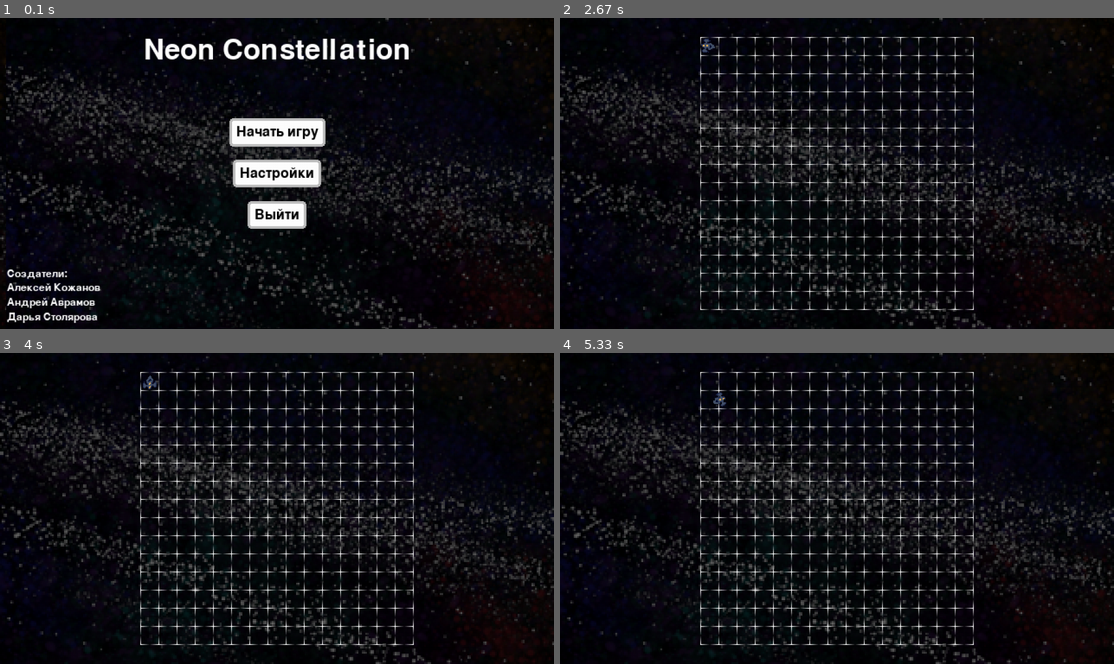
Above: before the commit, frames 1-4 (two rows, left to right).
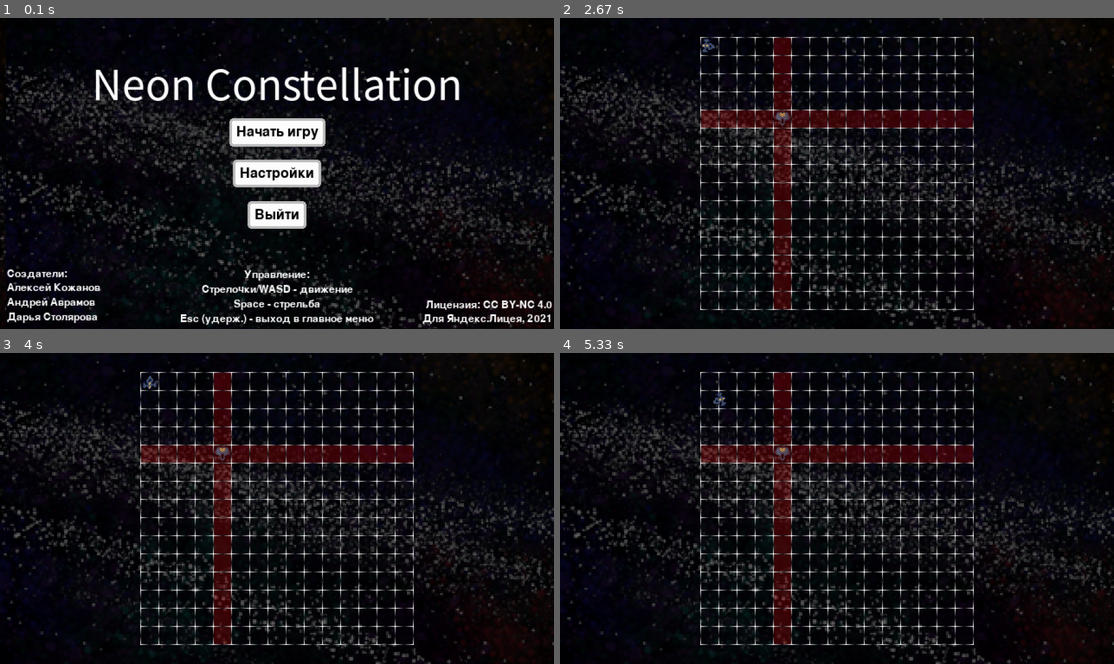
Above: after the commit, the same moments.

Repository: avramovam/PYGAME_PROJECT
Game: pygame game, started from NEON_CONSTELLATION.py
Two runs of this game, one before a commit and one after it. Both use one fixed random seed, a clock stepped at 60 frames per second and the inputs below.
Inputs (mouse positions are in pixels of both pictures, inside the frame that each line leads up to):
- Up to frame 1 (0.1 s): no input
- Up to frame 2 (2.67 s): press the mouse at (837, 133) at 0.37 s; move the mouse to (864, 185) at 0.47 s; release the mouse at (892, 241) at 0.6 s; tap Enter at 0.67 s; hold Left from 2.5 s (still down); move the mouse to (787, 282) at 2.53 s
- Up to frame 3 (4 s): release Left at 3.03 s; hold Down 3.07-3.37 s; hold Left 3.4-3.8 s; hold Up from 3.83 s (still down)
- Up to frame 4 (5.33 s): release Up at 4.2 s; hold Right 4.23-4.87 s; hold Down 4.9-5.27 s; hold Left from 5.3 s (still down)

The runs differ from the first frame. In frame 1, 6.2% of the frame differs, in the area x 17-100%, y 6-99%; in frame 2, 5.2%; in frame 3, 5.2%; in frame 4, 5.2%.

Commit message:
DVLP BUILD #6: 1) тест боя 2) спрайты врага 3) звук обнаружения

Diff:
--- a/NEON_CONSTELLATION.py
+++ b/NEON_CONSTELLATION.py
@@ -1,6 +1,7 @@
 import pygame
 import engine
-from math import floor, ceil
+from math import floor, ceil, sin, radians
+from typing import Union, Tuple
 
 #region [ИНИЦИАЛИЗАЦИЯ ПРОГРАММЫ]
 print(''':P
@@ -13,8 +14,8 @@
                                             (Neon Constellation)
 by:                                                                                      version:
     Alexey Kozhanov                                                                               DVLP BUILD
-    Andrey Avramov                                                                                        #5
-    Daria Stolyarova                                                                              08.01.2022
+    Andrey Avramov                                                                                        #6
+    Daria Stolyarova                                                                              09.01.2022
 ''')
 
 pygame.init()
@@ -29,6 +30,11 @@
 
 img_bg = pygame.transform.scale(engine.load_image('bg.png'), (screen.get_canvas_width()*1, screen.get_canvas_height()*1))
 img_player_battle = engine.load_image('player_battle.png')
+img_board_enemy0 = engine.load_image('board_enemy0.png')
+img_board_enemy1 = engine.load_image('board_enemy1.png')
+
+sfx_detected = pygame.mixer.Sound('data/sfx_detected.wav')
+sfx_detected.set_volume(0.5)
 
 def UPF(units_per_second):
     '''Сокращение функции engine.speed_upf, которая возвращает скорость "еденицы в кадр",
@@ -36,9 +42,13 @@
        Использовать в ежекадровых функциях где считается время или двигаются объекты.'''
     return engine.speed_upf(units_per_second, FPS)
 
+def sign(x):
+    'Возвращает 1 со знаком числа x. Если x = 0, то возвращает 0.'
+    return (0 if x == 0 else (2*(x > 0))-1)
+
 font_default = pygame.font.Font(None, 24)
 font_small =   pygame.font.Font(None, 18)
-font_heading = pygame.font.Font(None, 48)
+font_heading = pygame.font.SysFont('yugothic', 48, False, False)
 
 def instance_render_text(target):
     '''Рендерит текст для target если есть target.string и target.font.
@@ -199,6 +209,19 @@
     target.height = ((target.cellsize+1) * target.cellcount_y) + 1
     FieldBoard_user0(target, screen.get_canvas())
     target.boardalpha = 1 # уровень прозрачности от 0 (полностью прозрачный) до 1 (полностью видимый)
+    target.detected = False  # это на случай замечания
+    target.moving_to_battle = 0  # переход - 0..1
+
+
+def FieldBoard_step(target):
+    if target.detected:
+        if target.moving_to_battle >= 1:
+            engine.rooms.change_current_room(room_battle)
+        else:
+            if target.moving_to_battle == 0: # только начал двигаться
+                pygame.mixer.music.stop()
+                sfx_detected.play()
+            target.moving_to_battle += UPF(2) # продвинется за 0.5 секунды
 
 
 def FieldBoard_draw_before(target, surface: pygame.Surface):
@@ -217,6 +240,7 @@
                 else:
                     alpha = max(abs(minimal-px), abs(maximal-px)) / cellsize_with_border
                     alpha = 2 * (alpha - 0.5)
+                # alpha *= max(0, 1-target.moving_to_battle)
                 board_surface.set_at((px, py), (255, 255, 255, 255 * alpha * target.boardalpha))
             elif px % cellsize_with_border == 0:  # линия по горизонтали
                 minimal = floor(py / cellsize_with_border) * cellsize_with_border  # близжайшее верхнее пересечение линий
@@ -227,11 +251,18 @@
                 else:
                     alpha = max(abs(minimal - py), abs(maximal - py)) / cellsize_with_border
                     alpha = 2 * (alpha - 0.5)
+                # alpha *= max(0, 1-target.moving_to_battle)
                 board_surface.set_at((px, py), (255, 255, 255, 255 * alpha * target.boardalpha))
     surface.blit(board_surface, (target.start_x, target.start_y))
 
-
-EntFieldBoard = engine.Entity(event_create=FieldBoard_create, event_draw_before=FieldBoard_draw_before)
+def FieldBoard_draw_after(target, surface: pygame.Surface):
+    phase = sin(radians(min(90, 180 * target.moving_to_battle)))
+    draw_text('!', surface, [surface.get_width() // 2, surface.get_height() // 2], round(128 * phase), 'red',
+              'yugothic', True)
+
+
+EntFieldBoard = engine.Entity(event_create=FieldBoard_create, event_step=FieldBoard_step,
+                              event_draw_before=FieldBoard_draw_before, event_draw_after=FieldBoard_draw_after)
 #endregion
 #region [FIELD PLAYER]
 def FieldPlayer_create(target):
@@ -286,32 +317,183 @@
     #surface.blit(myimage, (target.x, target.y))
 
 def FieldPlayer_kb_pressed(target, buttonid):
-    if buttonid == pygame.K_LEFT:
-        target.cellx = engine.clamp(target.cellx - 1, 0, target.myboard.cellcount_x-1)
-        target.nextcellx = target.cellx - 1
-        target.nextcelly = target.celly
-    elif buttonid == pygame.K_RIGHT:
-        target.cellx = engine.clamp(target.cellx + 1, 0, target.myboard.cellcount_x-1)
-        target.nextcellx = target.cellx + 1
-        target.nextcelly = target.celly
-    elif buttonid == pygame.K_UP:
-        target.celly = engine.clamp(target.celly - 1, 0, target.myboard.cellcount_y-1)
-        target.nextcellx = target.cellx
-        target.nextcelly = target.celly - 1
-    elif buttonid == pygame.K_DOWN:
-        target.celly = engine.clamp(target.celly + 1, 0, target.myboard.cellcount_y-1)
-        target.nextcellx = target.cellx
-        target.nextcelly = target.celly + 1
-
-EntFieldPlayer = engine.Entity(event_create=FieldPlayer_create, event_step=FieldPlayer_step, event_draw=FieldPlayer_draw,
-                               event_kb_pressed=FieldPlayer_kb_pressed)
+    if not target.myboard.detected:
+        if buttonid == pygame.K_LEFT:
+            target.cellx = engine.clamp(target.cellx - 1, 0, target.myboard.cellcount_x-1)
+            target.nextcellx = target.cellx - 1
+            target.nextcelly = target.celly
+        elif buttonid == pygame.K_RIGHT:
+            target.cellx = engine.clamp(target.cellx + 1, 0, target.myboard.cellcount_x-1)
+            target.nextcellx = target.cellx + 1
+            target.nextcelly = target.celly
+        elif buttonid == pygame.K_UP:
+            target.celly = engine.clamp(target.celly - 1, 0, target.myboard.cellcount_y-1)
+            target.nextcellx = target.cellx
+            target.nextcelly = target.celly - 1
+        elif buttonid == pygame.K_DOWN:
+            target.celly = engine.clamp(target.celly + 1, 0, target.myboard.cellcount_y-1)
+            target.nextcellx = target.cellx
+            target.nextcelly = target.celly + 1
+
+def FieldPlayer_room_start(target):
+    target.x, target.y = mylastpos_inbattle
+
+def FieldPlayer_room_end(target):
+    global mylastpos_onfield
+    mylastpos_onfield = target.x, target.y
+
+EntFieldPlayer = engine.Entity(event_create=FieldPlayer_create, event_step=FieldPlayer_step,
+                               event_draw=FieldPlayer_draw,
+                               event_kb_pressed=FieldPlayer_kb_pressed,
+                               event_room_start=FieldPlayer_room_start,
+                               event_room_end=FieldPlayer_room_end)
+#endregion
+#region [FIELD ENEMY]
+def FieldEnemy_detect0(myx, myy, playerx, playery): # тестовый вариант - крест
+    return (myx == playerx) or (myy == playery)
+
+
+def FieldEnemy_create(target):
+    target.image = None
+    target.image_angle = 0
+    target.cellx = 0
+    target.celly = 0
+    target.x = 0
+    target.y = 0
+    target.xto = 0
+    target.yto = 0
+    target.angleto = 0 # к какому углу направляться
+    target.myboard = None
+    target.detect_method = None
+    '''    ^^^^^^^^^^^^^   сие метод обнаружения игрока (присвоить функцию с аргументами myx, myy, playerx, playery
+       которая возвращает bool - обнаруживает ли игрока когда игрок на координатах (playerx;playery) и
+       когда fieldenemy на координатах (myx;myy))'''
+    target.enemyid = 0
+    '''    ^^^^^^^   сие ID вражеского корабля, с которым игрок вступает в бой при обнаружении игрока'''
+    target.pl_ins = None # instance-экземпляр игрока
+
+def FieldEnemy_step(target):
+    if target.myboard is not None:
+        target.xto, target.yto = FieldBoard_get_cell_coords(target.myboard, target.cellx, target.celly) # получение left-top-края
+        # target.xto += target.myboard.cellsize//2 # xto = середина клетки
+        # target.yto += target.myboard.cellsize//2 # yto = середина клетки
+    ix = engine.interpolate(target.x, target.xto, 2, 0)
+    iy = engine.interpolate(target.y, target.yto, 2, 0)
+
+    if round(target.x, 2) == round(ix, 2): target.x = target.xto
+    else: target.x = ix
+
+    if round(target.y, 2) == round(iy, 2): target.y = target.yto
+    else: target.y = iy
+
+    if (target.myboard is not None) and (target.detect_method is not None) and (target.pl_ins is not None):
+        if target.detect_method(target.cellx, target.celly, target.pl_ins.cellx, target.pl_ins.celly):
+            target.myboard.detected = True # НАС АБНАРУЖИЛИ!!!!!!1
+            enemyid = target.enemyid # НАС ЩАС УБИВАТЬ БУДУТ!!!1
+
+def FieldEnemy_draw(target, surface: pygame.Surface):
+    FieldPlayer_draw(target, surface) # отрисовка идентична отрисовке игрока
+    mysurface = pygame.Surface(surface.get_size(), pygame.SRCALPHA)
+    # далее подсветка клеток, которые входят в поле обнаружения
+    if (target.myboard is not None) and (target.detect_method is not None):
+        cs = target.myboard.cellsize
+        ox, oy = target.myboard.start_x + 1, target.myboard.start_y + 1
+        for cx in range(target.myboard.cellcount_x):
+            for cy in range(target.myboard.cellcount_y):
+                if target.detect_method(target.cellx, target.celly, cx, cy):
+                    pygame.draw.rect(mysurface, (255,0,0,55), (ox, oy, cs, cs))
+                oy += cs + 1
+            ox += cs + 1
+            oy = target.myboard.start_y + 1
+    surface.blit(mysurface, (0,0))
+
+EntFieldEnemy = engine.Entity(event_create=FieldEnemy_create, event_step=FieldEnemy_step,
+                              event_draw=FieldEnemy_draw)
+#endregion
+#region [BATTLE PLAYER]
+def BattlePlayer_create(target):
+    target.x = 0 # где он щас
+    target.y = 0 # где он щас
+    target.image = img_player_battle
+    # target.image_angle = 0
+    target.keys = {'up': False,
+                   'down': False,
+                   'right': False,
+                   'left': False,
+                   'shoot': False}
+    target.maxspeed = UPF(128)
+    target.friction = target.maxspeed/(UPF(10)**-1) # разгоняется за десятую секунды
+    target.hsp = 0
+    target.vsp = 0
+
+def BattlePlayer_step(target):
+    horizontal_moving = target.keys['right']-target.keys['left']
+    vertical_moving = target.keys['down']-target.keys['up']
+
+    if horizontal_moving == 0:
+        if target.hsp > 0:
+            target.hsp = max(0, target.hsp-target.friction)
+        else:
+            target.hsp = min(0, target.hsp+target.friction)
+    else:
+        target.hsp += horizontal_moving*target.friction
+
+    if vertical_moving == 0:
+        if target.vsp > 0:
+            target.vsp = max(0, target.vsp-target.friction)
+        else:
+            target.vsp = min(0, target.vsp+target.friction)
+    else:
+        target.vsp += vertical_moving*target.friction
+
+    target.hsp = engine.clamp(target.hsp, -target.maxspeed, target.maxspeed)
+    target.vsp = engine.clamp(target.vsp, -target.maxspeed, target.maxspeed)
+
+    target.x += target.hsp
+    target.y += target.vsp
+
+    target.x = engine.clamp(target.x, 8, screen.get_canvas_width() - 32)
+    target.y = engine.clamp(target.y, 8, screen.get_canvas_height() - 32)
+
+def BattlePlayer_draw(target, surface: pygame.Surface):
+    # print(target.x, target.y, target.x + target.image.get_width()//2, target.y + target.image.get_height()//2)
+    surface.blit(target.image, (target.x + target.image.get_width()//2, target.y + target.image.get_height()//2))
+
+def BattlePlayer_kb_pressed(target, buttonid):
+    if buttonid == pygame.K_DOWN: target.keys['down'] = True
+    if buttonid == pygame.K_UP: target.keys['up'] = True
+    if buttonid == pygame.K_LEFT: target.keys['left'] = True
+    if buttonid == pygame.K_RIGHT: target.keys['right'] = True
+
+def BattlePlayer_kb_released(target, buttonid):
+    if buttonid == pygame.K_DOWN: target.keys['down'] = False
+    if buttonid == pygame.K_UP: target.keys['up'] = False
+    if buttonid == pygame.K_LEFT: target.keys['left'] = False
+    if buttonid == pygame.K_RIGHT: target.keys['right'] = False
+
+def BattlePlayer_room_start(target):
+    pygame.mixer.music.load('data/fight.mp3')
+    pygame.mixer.music.play(-1)
+    target.x, target.y = mylastpos_onfield
+
+def BattlePlayer_room_end(target):
+    global mylastpos_inbattle
+    mylastpos_inbattle = target.x, target.y
+
+EntBattlePlayer = engine.Entity(event_create=BattlePlayer_create, event_step=BattlePlayer_step,
+                                event_draw=BattlePlayer_draw,
+                                event_kb_pressed=BattlePlayer_kb_pressed, event_kb_released=BattlePlayer_kb_released,
+                                event_room_start=BattlePlayer_room_start,
+                                event_room_end=BattlePlayer_room_end)
 #endregion
 #endregion
 
 #region [ОБЪЯВЛЕНИЕ ROOM]
 room_mainmenu = engine.Room([EntMainMenuBG, EntMainMenuText, EntMainMenuButton])
 
-room_field = engine.Room([EntFieldBG, EntFieldBoard, EntFieldPlayer])
+room_field = engine.Room([EntFieldBG, EntFieldBoard, EntFieldPlayer, EntFieldEnemy])
+
+room_battle = engine.Room([EntFieldBG, EntBattlePlayer])
 
 engine.rooms.change_current_room(room_mainmenu)
 #endregion
@@ -335,6 +517,22 @@
 creators.string = 'Создатели:\nАлексей Кожанов\nАндрей Аврамов\nДарья Столярова'
 instance_render_text(creators)
 
+ourlicense = EntMainMenuText.instance()
+ourlicense.x = screen.get_canvas_width() - 152
+ourlicense.y = screen.get_canvas_height() - 44
+ourlicense.font = font_small
+ourlicense.text_align = 2
+ourlicense.string = 'Лицензия: CC BY-NC 4.0\nДля Яндекс.Лицея, 2021'
+instance_render_text(ourlicense)
+
+controls = EntMainMenuText.instance()
+controls.x = screen.get_canvas_halfwidth()
+controls.y = screen.get_canvas_height() - 80
+controls.font = font_small
+controls.text_align = 1
+controls.string = 'Управление:\nСтрелочки/WASD - движение\nSpace - стрельба\nEsc (удерж.) - выход в главное меню'
+instance_render_text(controls)
+
 mmb1 = EntMainMenuButton.instance()
 mmb1.x = screen.get_canvas_halfwidth()
 mmb1.y = screen.get_canvas_halfheight() - 48
@@ -364,31 +562,53 @@
 
 fplayer = EntFieldPlayer.instance()
 fplayer.myboard = fboard
+
+fenemytest = EntFieldEnemy.instance()
+fenemytest.myboard = fboard
+fenemytest.pl_ins = fplayer
+fenemytest.detect_method = FieldEnemy_detect0
+fenemytest.image = img_board_enemy0
+fenemytest.cellx = fenemytest.celly = 4
+fenemytest.x, fenemytest.y = FieldBoard_get_cell_coords(fboard, 4, 4)
+
+bplayer = EntBattlePlayer.instance()
 #endregion
 
 #region [КОНСТАНТЫ, ПЕРЕМЕННЫЕ И Т.Д.]
-
+mylastpos_onfield = (0, 0) # последнее положение на поле
+mylastpos_inbattle = (0, 0) # последнее положение в бою
+enemyid = 0
 #endregion
 
 #region [ГЛАВНЫЙ ЦИКЛ]
 print('Запуск главного цикла...')
-pygame.mixer.music.load('music.mp3')
-pygame.mixer.music.play()
+pygame.mixer.music.set_volume(0.5)
+pygame.mixer.music.load('data/music.mp3')
+pygame.mixer.music.play(-1)
 game_running = 1
-event_fight = 0 # событие начала боя. Меняет музыку, добавлявет текст "Бой" и др.
-music_turned_on = 1 # Переменная, обозначающая включена ли музыка для более удобной работы с кодом
 # Добавление события начала боя
 
 # Событие меняет фон если установлено значение 1
 # Функция отображения текста
-def draw_text(self, words, screen, pos, size, colour, font_name='arial', centered=False):
-    font = pygame.font.SysFont(font_name, size)
+def draw_text(words, screen, pos, size, colour, font_name='arial', centered=False):
+    if type(font_name) is not pygame.font.Font:
+        font = pygame.font.SysFont(font_name, size)
+    else:
+        font = font_name
     text = font.render(words, False, colour)
     text_size = text.get_size()
     if centered:
         pos[0] = pos[0] - text_size[0] // 2
         pos[1] = pos[1] - text_size[1] // 2
     screen.blit(text, pos)
+
+def paint_surface(surface: pygame.Surface,
+                  color: Union[Tuple[int, int, int], Tuple[int, int, int, int], pygame.Color],
+                  method: int):
+    '''Красит pygame.Surface по определенному методу pygame.'''
+    ns = pygame.Surface(surface.get_size(), pygame.SRCALPHA)
+    ns.fill(color)
+    surface.blit(ns, (0, 0), None, method)
 
 
 a = 0
@@ -410,15 +630,6 @@
         elif event.type == pygame.KEYUP:
             engine.rooms.current_room.do_kb_released(event.key)
 
-    if event_fight == 1:
-        print('fight')
-        draw_text(screen, "БОЙ", screen_to_draw, [screen.get_canvas_width(), screen.get_canvas_height() * 2 - 25], 36, (255, 0, 0), "arial", centered=True)
-        pygame.display.flip()
-        if not music_turned_on:
-            pygame.mixer.music.load('fight.mp3')
-            pygame.mixer.music.play()
-            music_turned_on = 1
-
     screen.get_canvas().fill('black')
     engine.rooms.current_room.do_step(screen.get_canvas())
     screen.draw_screen()
--- a/branch_desc.txt
+++ b/branch_desc.txt
@@ -1,3 +1,3 @@
-<develop/andrew>
+<develop/notlexa>
 
 Моя личная ветка :P
Binary file added: data/board_enemy0.png
Binary file added: data/board_enemy1.png
Not shown, added: data/fight.mp3
Not shown, added: data/music.mp3
Not shown, added: data/sfx_detected.wav
